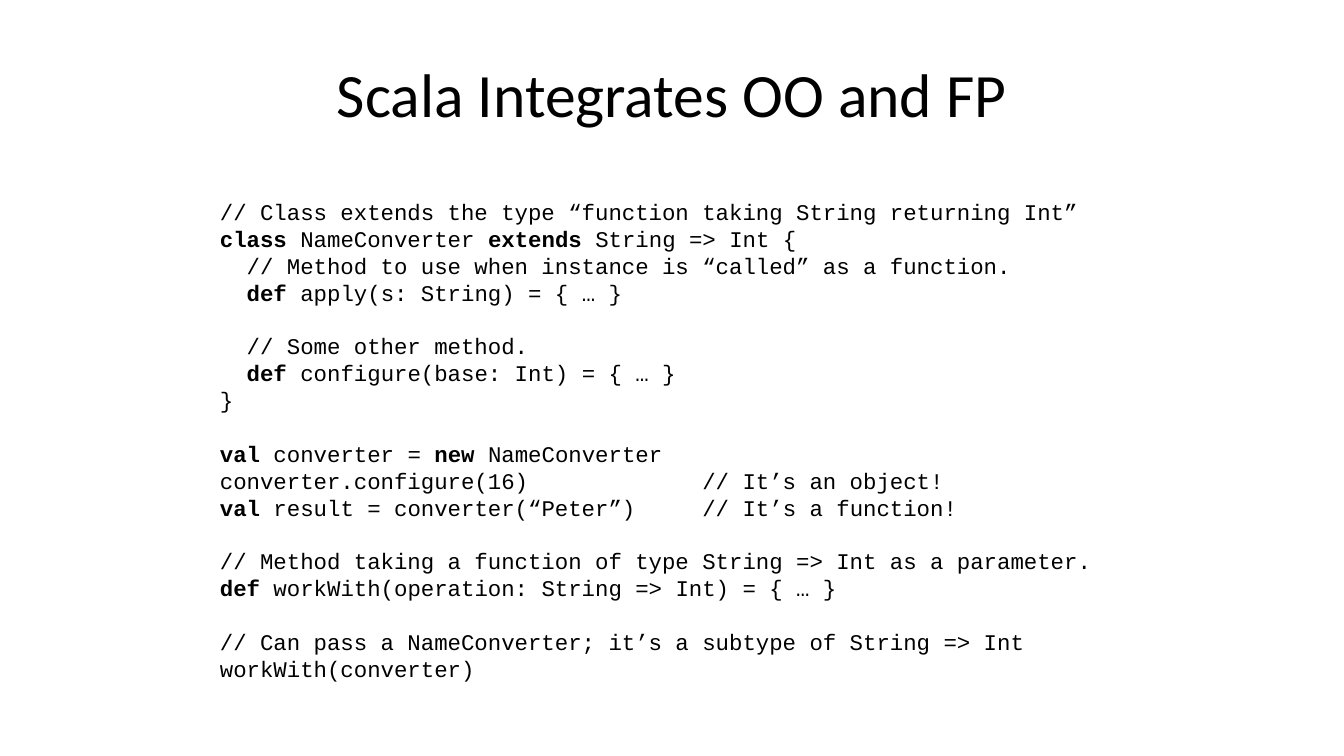
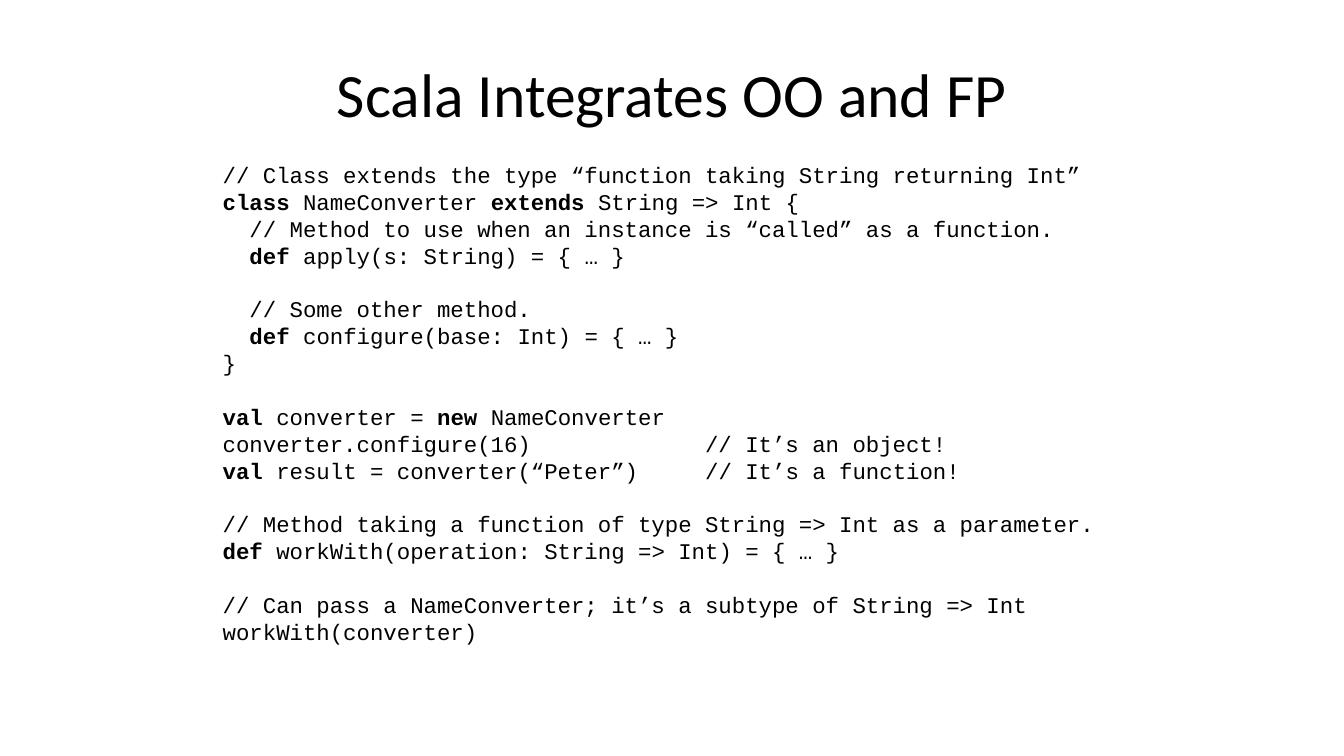
Before and after one commit to pchapin/augusta, a slide deck: slide 12 of tutorials/Scala/presentations/00_Introduction.pptx (slide 11 before the commit). Drawn at 1344x756 pixels with LibreOffice and Linux fonts; fonts in the diff are those of the drawing. Boxes give left, top, right and bottom in pixels: in the first picture for what was removed or moved away, otherwise in the second. Text is boxed around its words. In the diff, an @@ line names an element or a change of style, - is before the commit and + after.

Commit message:
Updated the Scala introduction slides in the Scala tutorial.

```diff
--- a/tutorials/Scala/presentations/00_Introduction.pptx
+++ b/tutorials/Scala/presentations/00_Introduction.pptx
@@ text "// Class extends the type ...": place and size @@
-text "// Class extends the type ..." at (220,204,1091,682)
+text "// Class extends the type ..." at (223,167,1094,645)
@@ text at (290,221,1054,238): text changed @@
-// Method to use when instance is “called” as a function.
+// Method to use when an instance is “called” as a function.
```
Also in this commit, not shown: 12 other slides changed, 3 slides added, 2 slides removed.
